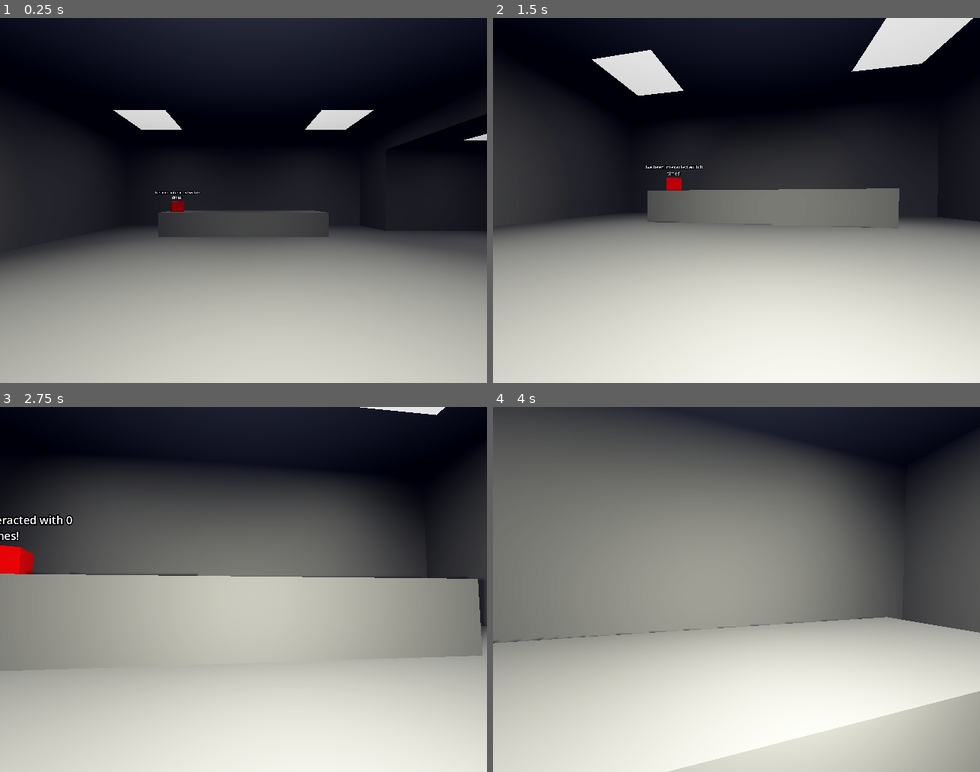
Above: before the commit, frames 1-4 (two rows, left to right).
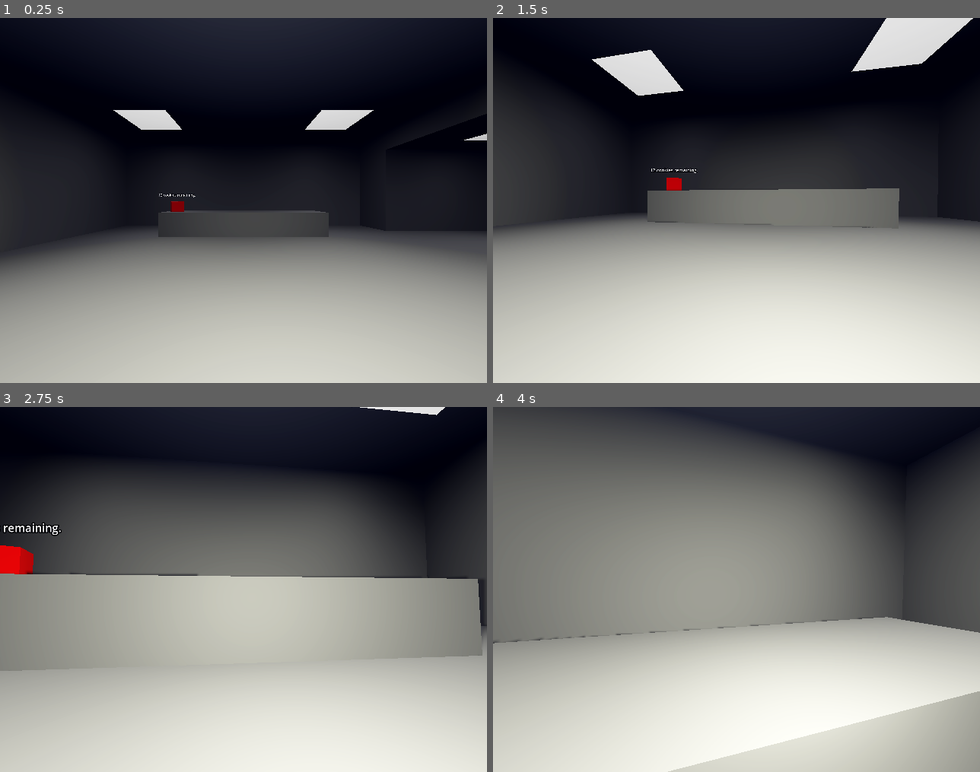
Above: after the commit, the same moments.

Repository: karjon7/survival-horror-prototype
Game: Godot game, scene res://scenes/world.tscn
The game is run twice, just before and just after one commit, with the same random seed, the same clock (stepped at 60 frames per second) and the same inputs. The engine's default icon, where the game draws it, is replaced by a stand-in: a white triangle on a blue panel in a dark square.
Inputs (mouse positions are in pixels of both pictures, inside the frame that each line leads up to):
- Up to frame 1 (0.25 s): no input
- Up to frame 2 (1.5 s): tap Enter at 0.5 s; move the mouse to (760, 200) at 0.52 s; hold W (forward) from 0.53 s (still down); tap Ctrl (crouch) at 0.6 s; move the mouse to (712, 200) at 1.27 s; click (712, 200) at 1.35 s
- Up to frame 3 (2.75 s): keep holding W (forward); move the mouse to (253, 582) at 2.02 s; hold Shift (sprint) from 2.03 s (still down)
- Up to frame 4 (4 s): keep holding W (forward); move the mouse to (731, 596) at 2.77 s; release Shift (sprint) at 2.78 s; tap Ctrl (crouch) at 2.85 s; tap Space at 3.5 s; move the mouse to (775, 593) at 3.52 s; press the mouse at (775, 593) at 3.53 s

The runs differ from the first frame. In frame 1, 0.1% of the frame differs, in the area x 31-41%, y 47-50%; in frame 2, 0.2%; in frame 3, 0.6%, in the area x 0-15%, y 29-37%; in frame 4, nothing differs.

Commit message:
Add new test + patch door interactions

Diff:
--- /dev/null
+++ b/items/cookie.tres
@@ -0,0 +1,11 @@
+[gd_resource type="Resource" script_class="ItemData" format=3 uid="uid://dyuchakxuk2r5"]
+
+[ext_resource type="PackedScene" uid="uid://cujlx355ehasi" path="res://prefabs/meshes/test_mesh.tscn" id="1_8tua1"]
+[ext_resource type="Script" uid="uid://bpy8h1ts4paux" path="res://scripts/item_data.gd" id="2_x4d00"]
+
+[resource]
+script = ExtResource("2_x4d00")
+item_name = "Cookie"
+description = "This item is for testing purposes only."
+max_stack_size = 10
+metadata/_custom_type_script = "uid://bpy8h1ts4paux"
--- a/items/test_item.tres
+++ b/items/test_item.tres
@@ -1,9 +1,11 @@
 [gd_resource type="Resource" script_class="ItemData" format=3 uid="uid://dpmf8r2tqgqav"]
 
 [ext_resource type="Script" uid="uid://bpy8h1ts4paux" path="res://scripts/item_data.gd" id="1_j6h3p"]
+[ext_resource type="PackedScene" uid="uid://cujlx355ehasi" path="res://prefabs/meshes/test_mesh.tscn" id="1_naakv"]
 
 [resource]
 script = ExtResource("1_j6h3p")
 item_name = "Test Item"
+description = "This item is for testing purposes only."
 max_stack_size = 4
 metadata/_custom_type_script = "uid://bpy8h1ts4paux"
--- a/scenes/world.tscn
+++ b/scenes/world.tscn
@@ -36,18 +36,23 @@
 resource_name = "InteractionTest"
 script/source = "extends CSGBox3D
 
-var times_interacted: int = 0
+const COOKIE_ITEM = preload(\"uid://dyuchakxuk2r5\")
 
-func _on_interactable_area_interacted_with(_interactor: InteractorComponent) -> void:
-	_interactor.inventory_component.add_item(SlotData.TEST_ITEM)
-	queue_free()
+var cookies_left: int = 12
 
-	#times_interacted += 1
-	#
-	#var text:= \"Ive been interacted with %s times!\" \\
-		#if times_interacted != 1 else \"Ive been interacted with %s time!\"
-	#
-	#$Label3D.text = text % times_interacted
+
+func _process(delta: float) -> void:
+	var text:= \"%s cookies remaining.\" \\
+		if cookies_left != 1 else \"%s cookies remaining.\"
+
+	$Label3D.text = text % cookies_left
+
+
+func _on_interactable_area_interacted_with(interactor: InteractorComponent) -> void:
+	cookies_left -= 1
+	cookies_left += interactor.inventory_component.add_item(COOKIE_ITEM)
+
+	if cookies_left <= 0: queue_free()
 "
 
 [sub_resource type="BoxShape3D" id="BoxShape3D_bhunq"]
@@ -120,7 +125,7 @@
 
 [node name="InteractableArea" type="Area3D" parent="InteractCube" unique_id=438176624]
 script = ExtResource("3_4wyf3")
-interactable_name = "Interact Cube"
+interactable_name = "Cookie Jar"
 metadata/_custom_type_script = "uid://bj6vlq33pqopp"
 
 [node name="CollisionShape3D" type="CollisionShape3D" parent="InteractCube/InteractableArea" unique_id=1062453357]
--- a/scripts/door.gd
+++ b/scripts/door.gd
@@ -5,8 +5,8 @@
 @onready var fade: ColorRect = $DoorUI/Fade
 @onready var animation_player: AnimationPlayer = $AnimationPlayer
 
-func _on_interactable_area_interacted_with(interactor: Node3D) -> void:
-	var entity: CharacterBody3D = interactor.get_parent_node_3d()
+func _on_interactable_area_interacted_with(interactor: InteractorComponent) -> void:
+	var entity: CharacterBody3D = interactor.get_owner()
 	var is_outside: bool = global_position.direction_to(entity.global_position).z < 0
 
 	if entity is Player:
@@ -15,7 +15,7 @@
 		animation_player.play("fade_in")
 		await animation_player.animation_finished
 
-		interactor.global_position = to_global(nav_link.end_position) \
+		entity.global_position = to_global(nav_link.end_position) \
 			if is_outside else to_global(nav_link.start_position)
 
 		animation_player.play("fade_out")
